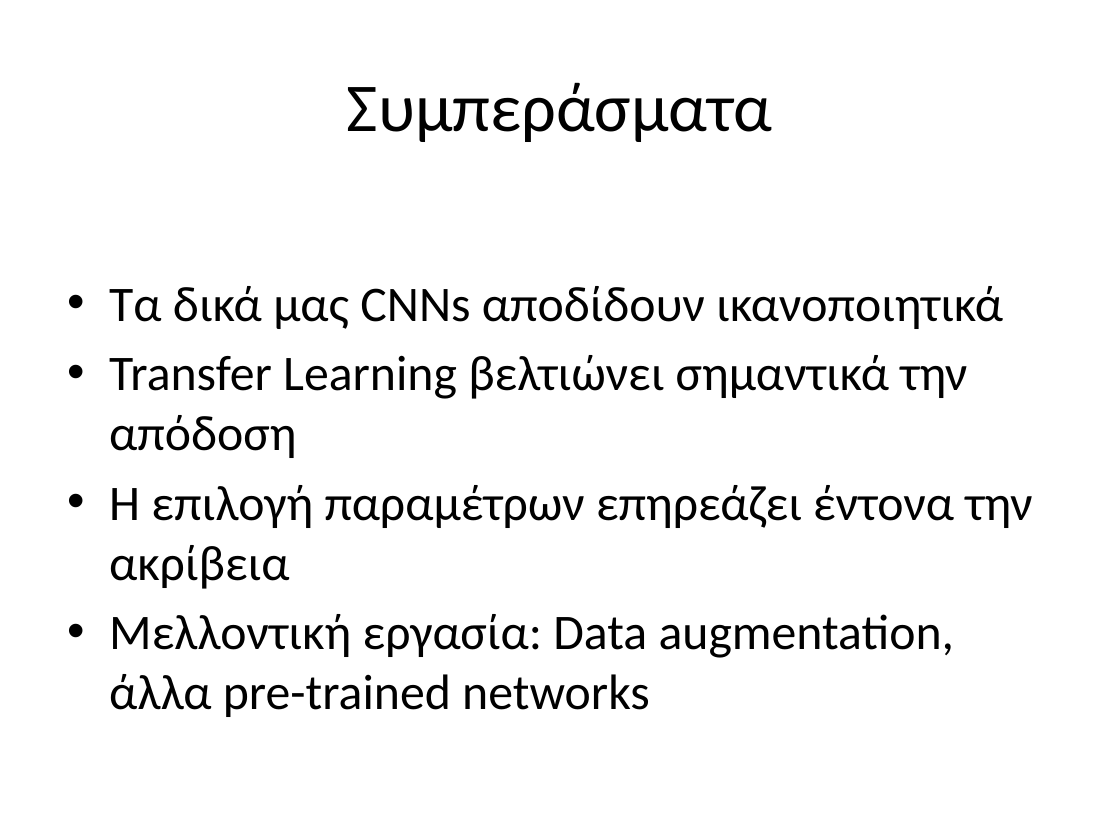
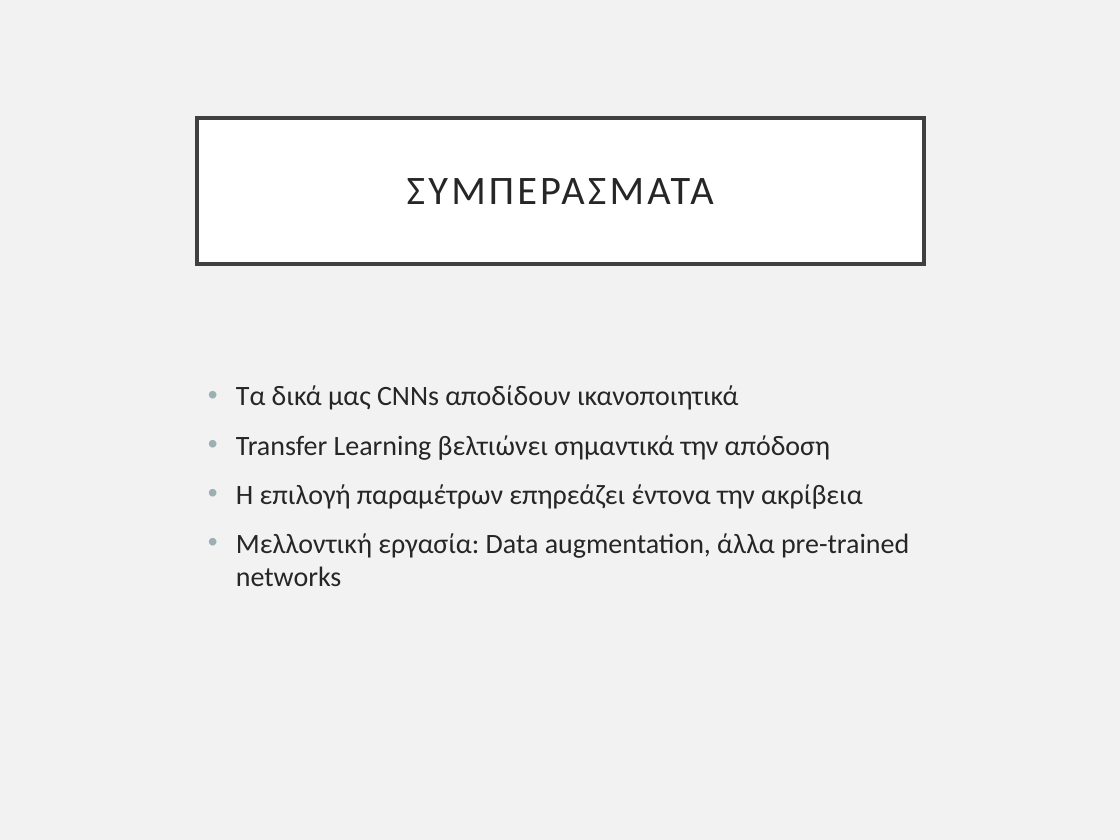
Before and after one commit to pkatpk/see-animal-dl, a slide deck: slide 11 of slides/Final_Presentation_CNN_ResNet_SeaAnimals.pptx. Drawn at 1120x840 pixels with LibreOffice and Linux fonts; fonts in the diff are those of the drawing. Boxes give left, top, right and bottom in pixels: in the first picture for what was removed or moved away, otherwise in the second. Text is boxed around its words. In the diff, an @@ line names an element or a change of style, - is before the commit and + after.

```diff
--- a/slides/Final_Presentation_CNN_ResNet_SeaAnimals.pptx
+++ b/slides/Final_Presentation_CNN_ResNet_SeaAnimals.pptx
@@ background #FFFFFF to #F2F2F2 @@
@@ title "ΣΥΜΠΕΡΆΣΜΑΤΑ" resized from (x1=347, y1=82, x2=772, y2=142) to (x1=197, y1=118, x2=924, y2=263) @@
@@ title "ΣΥΜΠΕΡΆΣΜΑΤΑ" at (x1=197, y1=118, x2=924, y2=263): fill none to #FFFFFF; outline none to #404040 2.5 pt @@
@@ title at (x1=407, y1=178, x2=714, y2=204): text changed; size 44 to 26 pt; text colour #000000 to #262626 @@
-Συμπεράσματα
+ΣΥΜΠΕΡΆΣΜΑΤΑ
@@ text "Τα δικά μας CNNs αποδίδουν ..." moved from (x1=109, y1=286, x2=1032, y2=717) to (x1=236, y1=385, x2=909, y2=586) @@
@@ text "Τα δικά μας CNNs αποδίδουν ..." at (x1=236, y1=385, x2=909, y2=586): size 32 to 18 pt, text colour #000000 to #262626; indent changed; more space between paragraphs @@
```
Also in this commit, not shown: 13 other slides changed, 2 slides added, 1 slide removed, 3 other files.
